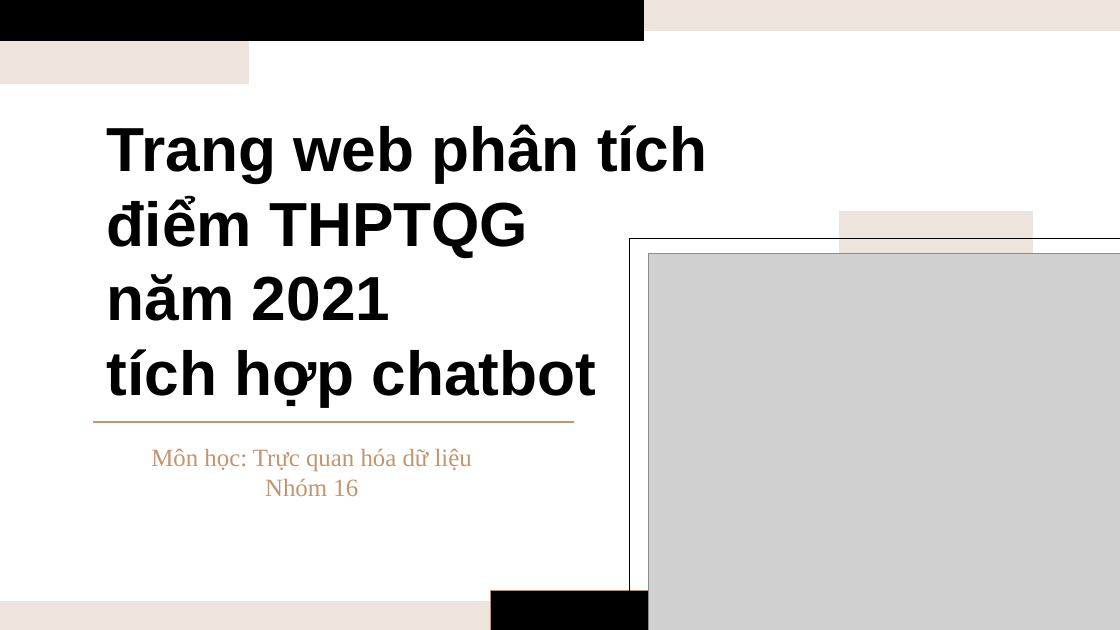
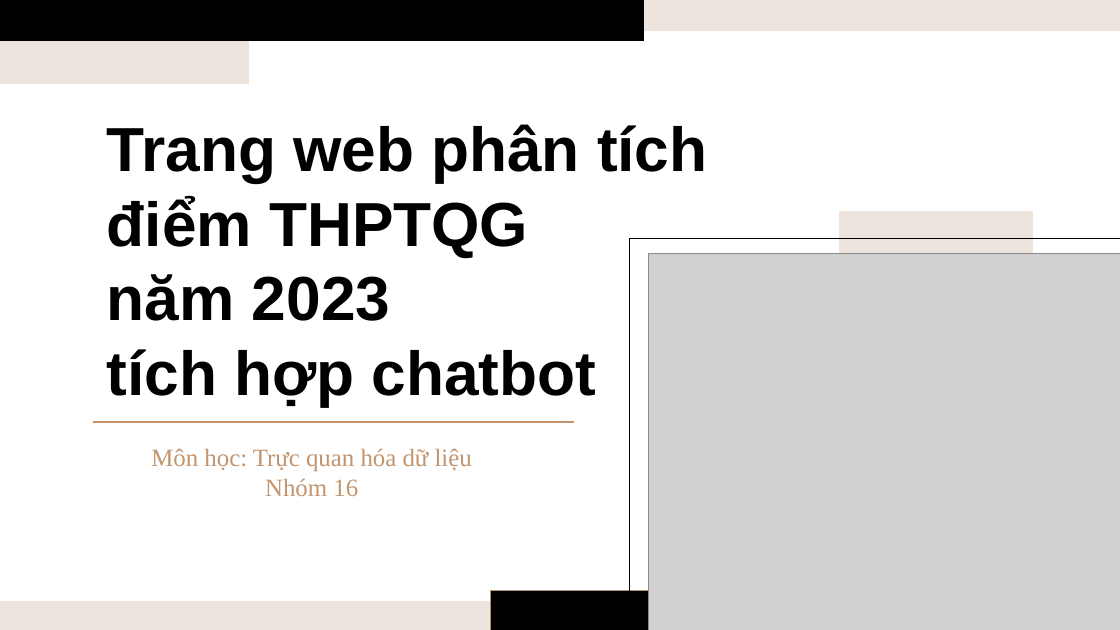
Before and after one commit to richardnguyen0715/WebsiteIntegratedRAGChatbot, a slide deck: slide 1 of DV-FinalTerm-PowerPoint.pptx. Drawn at 1120x630 pixels with LibreOffice and Linux fonts; fonts in the diff are those of the drawing; grey boxes stand for pictures. Boxes give left, top, right and bottom in pixels: in the first picture for what was removed or moved away, otherwise in the second. Text is boxed around its words. In the diff, an @@ line names an element or a change of style, - is before the commit and + after.

```diff
--- a/DV-FinalTerm-PowerPoint.pptx
+++ b/DV-FinalTerm-PowerPoint.pptx
@@ title at (107, 124, 707, 406): text changed @@
-Trang web phân tích điểm THPTQG
-năm 2021
-tích hợp chatbot
+Trang web phân tích điểm THPTQG
+năm 2023
+tích hợp chatbot
```
Also in this commit, not shown: 3 other slides changed.
